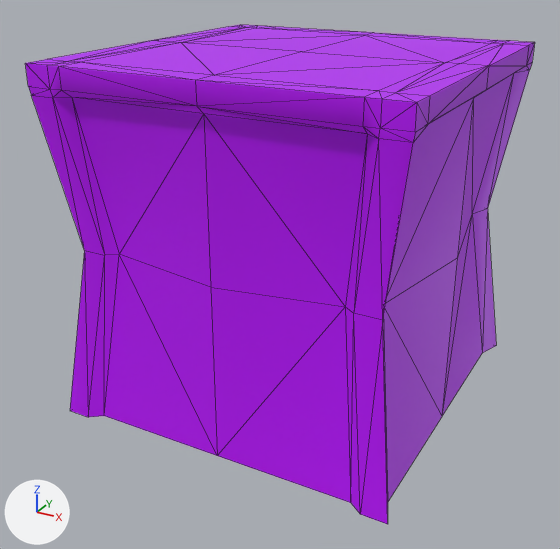
One commit to the FBX model Assets/04_Meshes/01_Party/sm_table4_low.fbx: the scene before it, then after it.
The view is the same before and after, from a camera (50 mm lens) standing at (0.978, -1.901, 0.788) and looking at (-0.026, -0.076, -0.124). Arrows for +X, +Y and +Z are at lower left; the lights stay in place. Mesh edges are drawn as thin lines. Where no turn or scale is listed for an object, it has been applied to the vertices.

Objects in the first picture: 'chair:pCube8'.
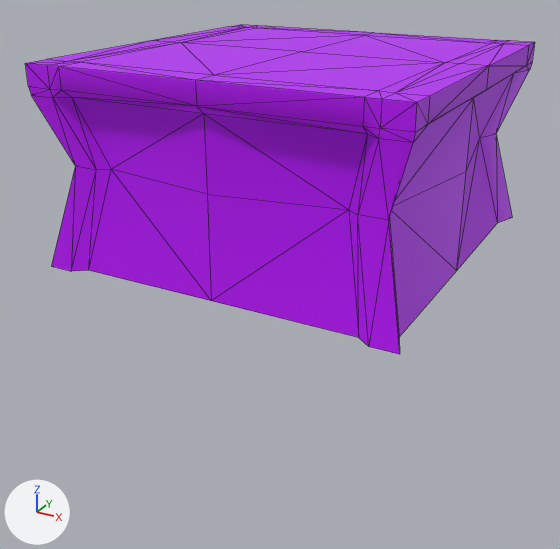
Patch to the scene script:
```diff
--- a/Assets/04_Meshes/01_Party/sm_table4_low.fbx.py
+++ b/Assets/04_Meshes/01_Party/sm_table4_low.fbx.py
@@ me_mesh @@
 me_mesh.from_pydata(...)  # 115 vertices, 208 faces; spans x -0.5..0.5, y -0.5..0.5, z -0.5..0.5
 # used by ob_chair_pcube8; location = (0.0, 0.0, 0.0)
+# me_mesh part 1: all 40 vertices in x -0.5..0.5, y -0.5..0.5, z -0.5..0.0 are scaled about their middle by (1, 1, 0.548), then moved by (0.0, 0.0, 0.349)
 me_mesh.materials.append(mat_lambert3)
```

Location of each change, (x1, y1, x2, y2) in pixels of the pictures (560 x 549 px; the box of a moved part takes in the faces that stretch with it):
'chair:pCube8', reshaped (34% shorter)
    before: (25, 25, 535, 524)
    after: (25, 25, 535, 354)
part 1 of me_mesh, moved or reshaped
    before: (31, 70, 530, 524)
    after: (31, 70, 530, 354)
